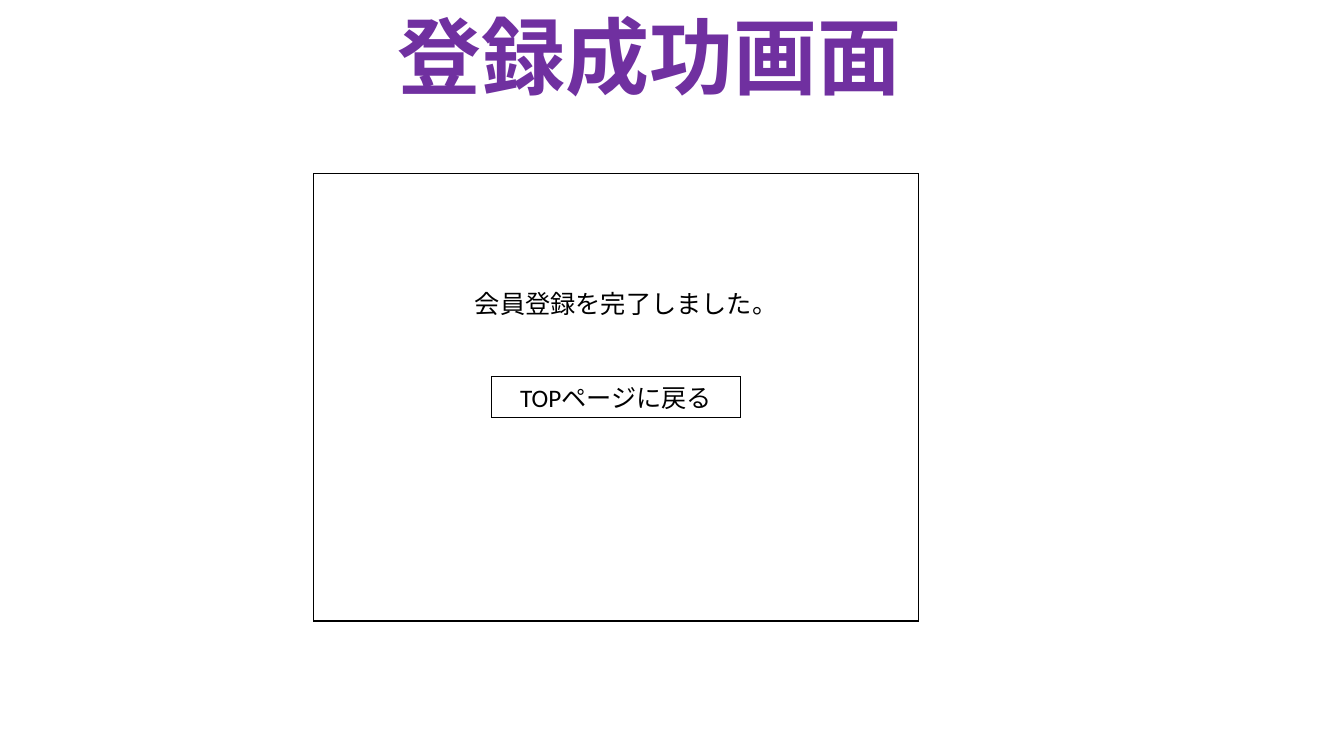
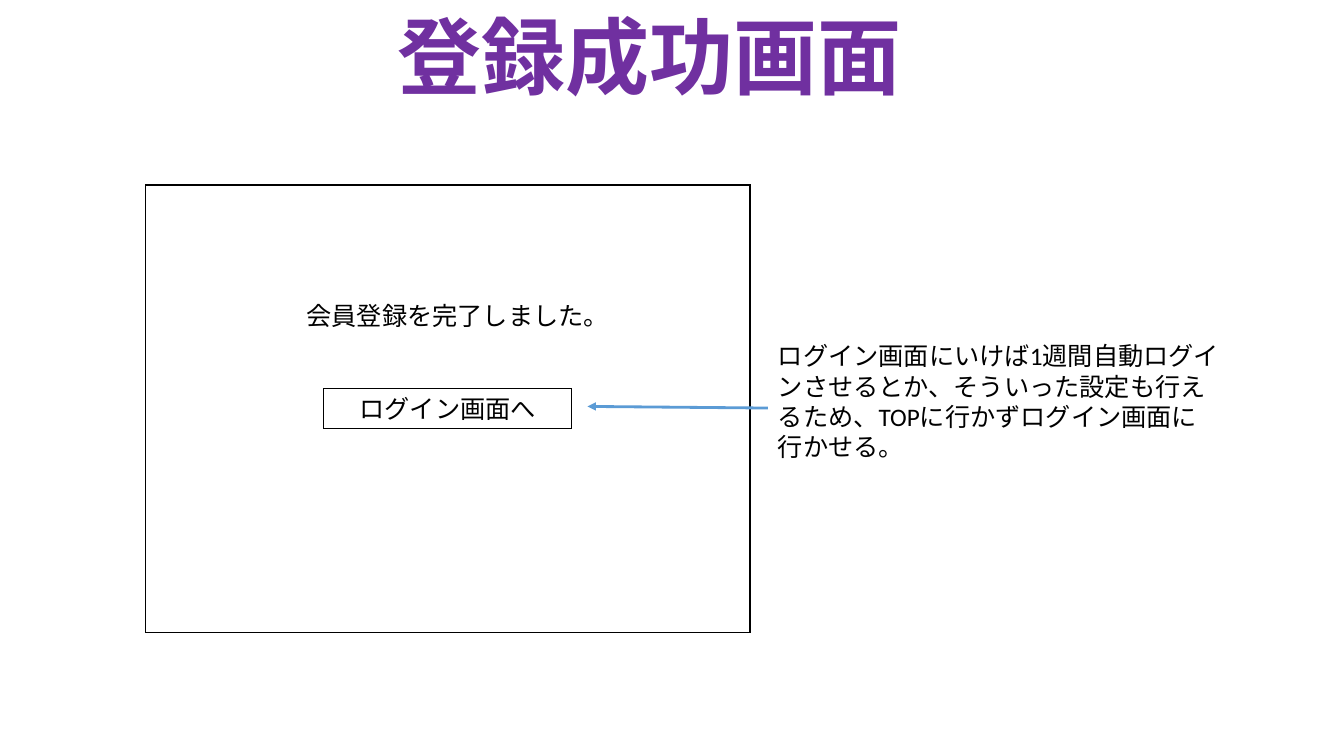
Before and after one commit to TakanoriOnuma/WebApplication, a slide deck: slide 3 of design/HTMLページ設計.pptx. Drawn at 1344x756 pixels with LibreOffice and Linux fonts; fonts in the diff are those of the drawing. Boxes give left, top, right and bottom in pixels: in the first picture for what was removed or moved away, otherwise in the second. Text is boxed around its words. In the diff, an @@ line names an element or a change of style, - is before the commit and + after.

Commit message:
HTMLページ遷移の更新
登録完了後TOPに行かずログインへ行くように更新した。

```diff
--- a/design/HTMLページ設計.pptx
+++ b/design/HTMLページ設計.pptx
@@ rectangle moved from (x1=314, y1=173, x2=919, y2=621) to (x1=145, y1=186, x2=750, y2=633) @@
@@ text "会員登録を完了しました。" moved from (x1=475, y1=291, x2=777, y2=315) to (x1=306, y1=303, x2=608, y2=327) @@
@@ text added at (x1=778, y1=344, x2=1219, y2=428), 18 pt, text #000000 @@
+ログイン画面にいけば1週間自動ログインさせるとか、そういった設定も行えるため、TOPに行かずログイン画面に行かせる。
@@ rectangle "ログイン画面へ" moved from (x1=492, y1=377, x2=741, y2=417) to (x1=324, y1=388, x2=573, y2=429) @@
@@ text in rectangle at (x1=359, y1=397, x2=535, y2=420): text changed @@
-TOPページに戻る
+ログイン画面へ
@@ arrow added from (768, 408) to (588, 406), #5B9BD5 2 pt @@
```
Also in this commit, not shown: 1 other file.
